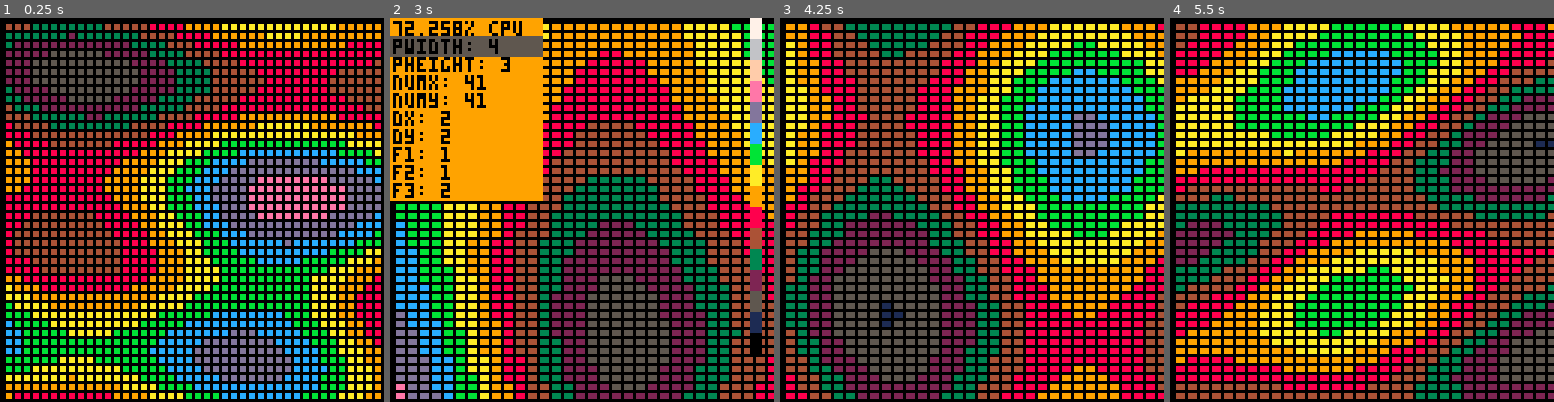
Above: before the commit, frames 1-4 (left to right).
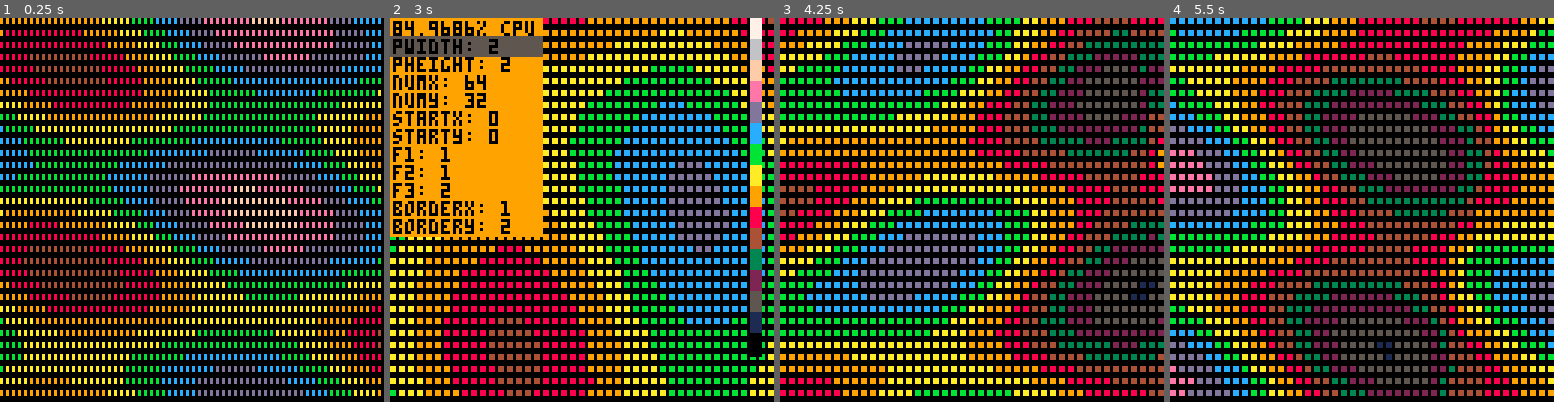
Above: after the commit, the same moments.

Repository: Sonat-Consulting/fagdag-pico8
Game: PICO-8 cartridge planlegging/playground/plasma.p8
Same seed, same stepped clock (60 frames per second), same inputs: the game is played once before the commit and once after it.
Inputs:
- Up to frame 1 (0.25 s): no input
- Up to frame 2 (3 s): tap X (X key) at 0.33, 1.07, 1.85, 2.97 s; hold Right 1.6-2.1 s; hold Up 2.15-2.42 s; hold Right from 2.47 s (still down)
- Up to frame 3 (4.25 s): release Right at 3.03 s; hold Left 3.08-3.58 s; hold Down 3.63-3.97 s; hold Right from 4.02 s (still down); tap X (X key) at 4.08 s
- Up to frame 4 (5.5 s): release Right at 4.68 s; hold Up 4.73-5.03 s; hold Left from 5.08 s (still down); tap X (X key) at 5.2 s

The runs differ from the first frame. In frame 1, 56% of the frame differs, in the area x 0-100%, y 0-100%; in frame 2, 53%; in frame 3, 65%; in frame 4, 65%.

Commit message:
performance tweaks

Diff:
--- a/planlegging/playground/plasma.p8
+++ b/planlegging/playground/plasma.p8
@@ -12,42 +12,17 @@
 	end
 
 	settings = {
-	 {
-	 	name="pwidth",
-	 	value=3
-	 },
-	 {
-	 	name="pheight",
-	 	value=3
-	 },
-	 {
-	 	name="numx",
-	 	value=41
-	 },
-	 {
-	 	name="numy",
-	 	value=41
-	 },
-	 {
-	 	name="dx",
-	 	value=2
-	 },
-	 {
-	 	name="dy",
-	 	value=2
-	 },
-	 {
-	 	name="f1",
-	 	value=1
-	 },
-	 {
-	 	name="f2",
-	 	value=1
-	 },
-	 {
-	 	name="f3",
-	 	value=2
-	 },
+		{"pwidth", 1},
+		{"pheight",2},
+	   	{"numx",64},
+	 	{"numy",32},
+	 	{"startx",0},
+	 	{"starty",0},
+	 	{"f1",1},
+	 	{"f2",1},
+	 	{"f3",2},
+		{"borderx", 1},
+		{"bordery",2},
 	}
 	menucount = #settings
 
@@ -58,15 +33,17 @@
 end
 
 function readconfig()
-	pw = settings[1].value
-	ph = settings[2].value
-	numx = settings[3].value
-	numy = settings[4].value
-	dx = settings[5].value
-	dy = settings[6].value
-	f1 = settings[7].value
-	f2 = settings[8].value
-	f3 = settings[9].value
+	pw = settings[1][2]
+	ph = settings[2][2]
+	numx = settings[3][2]
+	numy = settings[4][2]
+	startx = settings[5][2]
+	starty = settings[6][2]
+	f1 = settings[7][2]
+	f2 = settings[8][2]
+	f3 = settings[9][2]
+	borderx = settings[10][2]
+	bordery = settings[11][2]
 	f = (f1 + f2 + f3)
 end
 
@@ -78,11 +55,11 @@
 	 selected = max(1, selected)
 	 selected = min(menucount, selected)
 	 if btnp(⬅️) then
-	 	settings[selected].value -= 1
+	 	settings[selected][2] -= 1
 	 	readconfig()
 	 	end
 	 if btnp(➡️) then
-	 	settings[selected].value += 1
+	 	settings[selected][2] += 1
 	 	readconfig()
 	 end
 	end
@@ -110,7 +87,7 @@
 
 	for i=1,menucount do
 		local setting = settings[i]
- 		print(setting.name..": "..setting.value)
+ 		print(setting[1]..": "..setting[2])
 	 end
 
 	 for i=0,15 do
@@ -122,21 +99,25 @@
 -->8
 
 function plasma()
-	local t1 = t / 128
+	local t1 = t / 97
+	local t2 = t / 113
+	local t3 = (t % (137*4)) / 137
 	local cost3 = cos(t1/3)
 	local sint = sin(t1)
-	local sint4 = sin(t1/4)
+	local sint4 = sin(t3/4)
+	local cost4 = cos(t3/4)
 
 	local pre = {}
 
 	for x=0,numx do
 		local col = {}
-		col.px = x * pw + dx
-		col.px2 = col.px + pw - 2
+		col.px = startx + x * (pw + borderx)
+		col.px2 = col.px + pw - 1
 		col.x1 = col.px / 128
+		col.x2 = col.px / 512
 		col.v = 0
 		col.xsint = x * sint
-		col.cx2 = col.x1 + sint4
+		col.cx2 = col.x2 + sint4
 		col.cx2 *= col.cx2
 
 		if f1 > 0 then
@@ -148,23 +129,23 @@
 
 	local factor = 15.5 / (2 * f)
 
-	for y=0,numy do
-		local py = y * ph + dy
-		local py2 = py + ph - 2
-		local y1 = py / 128
+	for y=0,numy-1 do
+		local py = starty + y * (ph + bordery)
+		local py2 = py + ph - 1
+		local y1 = py / 512
 		local ycost = py * cost3
-		local cy2 = y1 + cost3
+		local cy2 = y1 + cost4
 		cy2 *= cy2
 
-		for x=0,numx do
+		for x=0,numx-1 do
 			col = pre[x + 1]
 			v = col.v
 			if f2 > 0 then
-				v += sin((col.xsint + ycost) / 64 + t1)
+				v += sin((col.xsint + ycost) / 64 + t2)
 			end
 
 			if f3 > 0 then
-				v += sin(sqrt(col.cx2 + cy2 + t1))
+				v += sin((col.cx2 + cy2 -0.6 )^0.5)
 			end
 
 			rectfill(
